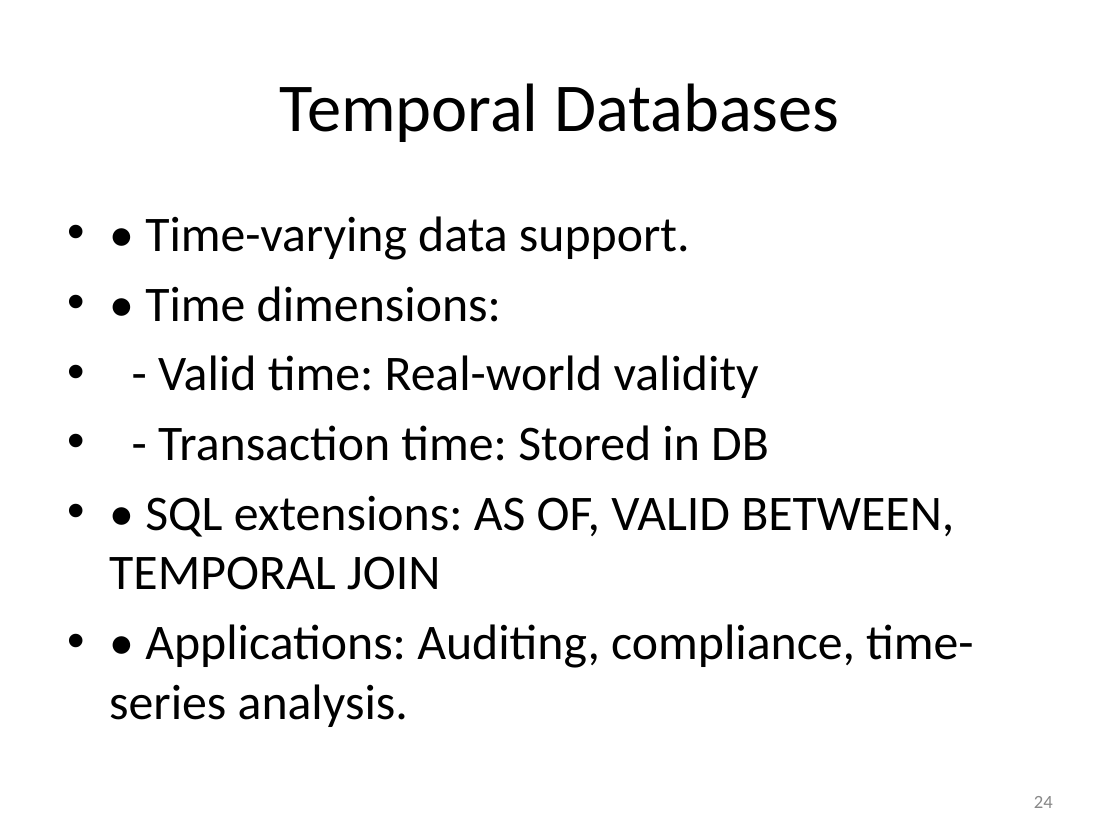
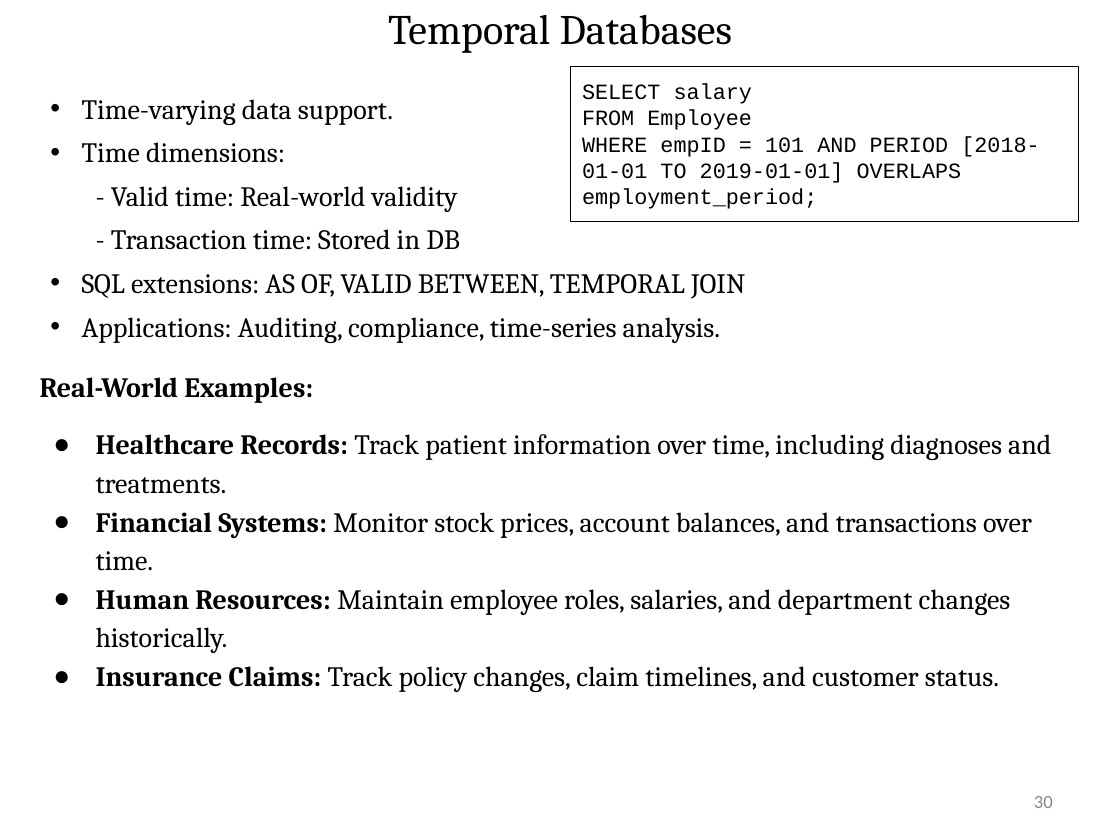
Before and after one commit to rizveeredwan/course-contents, a slide deck: slide 30 of CSE-3104/Slides/Introduction_to_modern_databases.pptx (slide 24 before the commit). Drawn at 1120x840 pixels with LibreOffice and Linux fonts; fonts in the diff are those of the drawing. Boxes give left, top, right and bottom in pixels: in the first picture for what was removed or moved away, otherwise in the second. Text is boxed around its words. In the diff, an @@ line names an element or a change of style, - is before the commit and + after.

```diff
--- a/CSE-3104/Slides/Introduction_to_modern_databases.pptx
+++ b/CSE-3104/Slides/Introduction_to_modern_databases.pptx
@@ title "Temporal Databases": place and size @@
-title "Temporal Databases" at box(280, 83, 839, 142)
+title "Temporal Databases" at box(388, 14, 732, 53)
@@ title "Temporal Databases" at box(388, 14, 732, 53): size 44 to 27 pt, font Calibri to Cambria @@
@@ text "Time-varying data support.": place and size @@
-text "Time-varying data support." at box(109, 216, 973, 727)
+text "Time-varying data support." at box(40, 99, 1051, 692)
@@ rectangle added at box(571, 67, 1079, 222), outline #000000 0.75 pt, 14 pt, text #000000 @@
+SELECT salary
+FROM Employee
+WHERE empID = 101 AND PERIOD [2018-01-01 TO 2019-01-01] OVERLAPS employment_period;
@@ text at box(82, 99, 393, 163): text changed; size 32 to 18 pt; font Calibri to Cambria @@
-• • Time-varying data support.
-• • Time dimensions:
+• Time-varying data support.
+• Time dimensions:
@@ text at box(111, 186, 460, 250): size 32 to 18 pt, font Calibri to Cambria in "- Valid time: Real-world validity", "- Transaction time: Stored in DB"; bullet • to none @@
@@ text at box(40, 274, 1051, 692): text changed; size 32 to 18 pt; font Calibri to Cambria @@
-• • SQL extensions: AS OF, VALID BETWEEN, TEMPORAL JOIN
-• • Applications: Auditing, compliance, time-series analysis.
+• SQL extensions: AS OF, VALID BETWEEN, TEMPORAL JOIN
+• Applications: Auditing, compliance, time-series analysis.
+Real-World Examples:
+● Healthcare Records: Track patient information over time, including diagnoses and treatments.
+● Financial Systems: Monitor stock prices, account balances, and transactions over time.
+● Human Resources: Maintain employee roles, salaries, and department changes historically.
+● Insurance Claims: Track policy changes, claim timelines, and customer status.
@@ page number at box(1034, 796, 1053, 808): text changed @@
-24
+30
```
Also in this commit, not shown: 5 other slides changed, 13 slides added, 7 slides removed.
